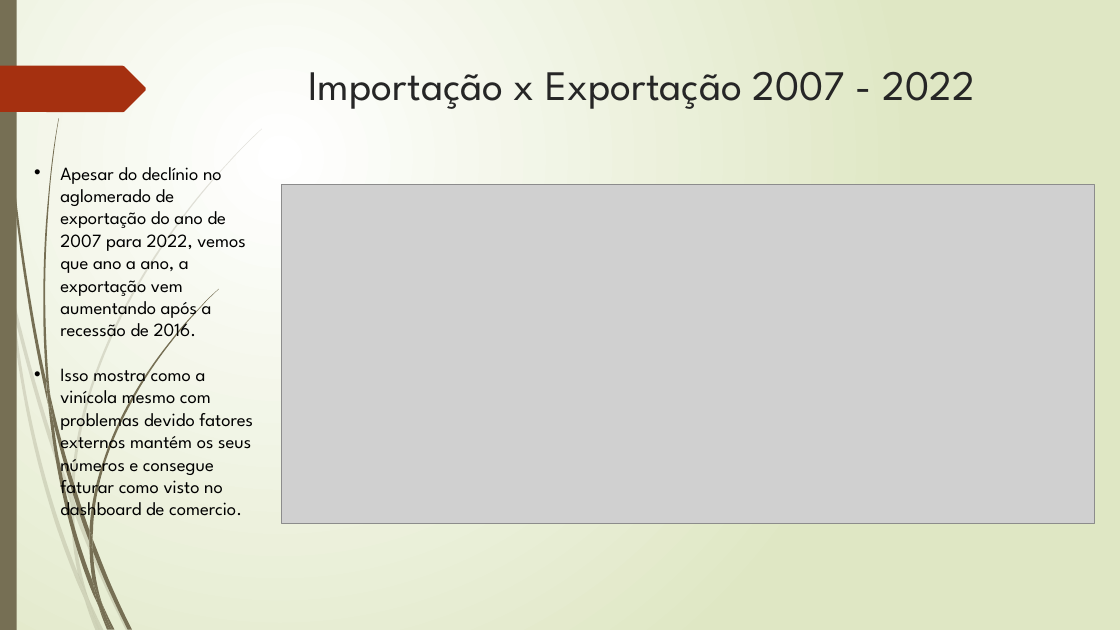
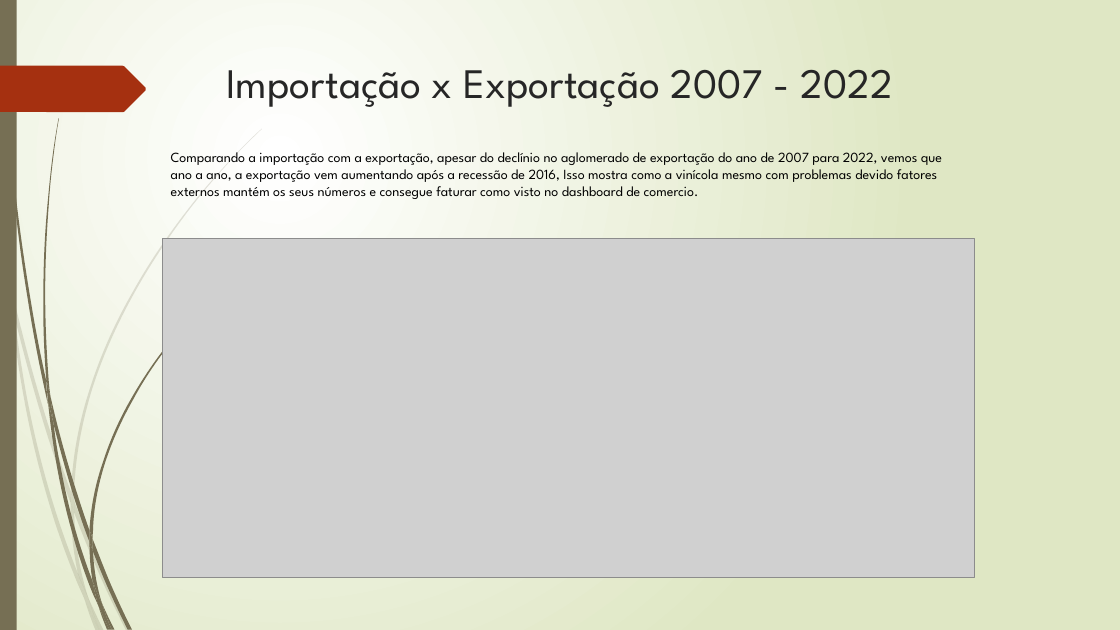
Before and after one commit to SinxCode/Tech-Challenge, a slide deck: slide 7 of Tech - Challenge.pptx (slide 6 before the commit). Drawn at 1120x630 pixels with LibreOffice and Linux fonts; fonts in the diff are those of the drawing; grey boxes stand for pictures. Boxes give left, top, right and bottom in pixels: in the first picture for what was removed or moved away, otherwise in the second. Text is boxed around its words. In the diff, an @@ line names an element or a change of style, - is before the commit and + after.

Commit message:
Add files via upload
POWER POINT FINAL PARA ENTREGA TECH CHALLENGE

```diff
--- a/Tech - Challenge.pptx
+++ b/Tech - Challenge.pptx
@@ title "Importação x Exportação 2007 - ...": place and size @@
-title "Importação x Exportação 2007 - ..." at box(308, 72, 974, 109)
+title "Importação x Exportação 2007 - ..." at box(226, 70, 892, 107)
@@ text at box(171, 152, 942, 199): text changed; size 16 to 12 pt @@
-• Apesar do declínio no aglomerado de exportação do ano de 2007 para 2022, vemos que ano a ano, a exportação vem aumentando após a recessão de 2016.
-• Isso mostra como a vinícola mesmo com problemas devido fatores externos mantém os seus números e consegue faturar como visto no dashboard de comercio.
+Comparando a importação com a exportação, apesar do declínio no aglomerado de exportação do ano de 2007 para 2022, vemos que ano a ano, a exportação vem aumentando após a recessão de 2016, Isso mostra como a vinícola mesmo com problemas devido fatores externos mantém os seus números e consegue faturar como visto no dashboard de comercio.
@@ picture: place and size @@
-picture at box(282, 185, 1095, 523)
+picture at box(162, 239, 975, 577)
```
Also in this commit, not shown: 6 other slides changed, 4 slides added.
